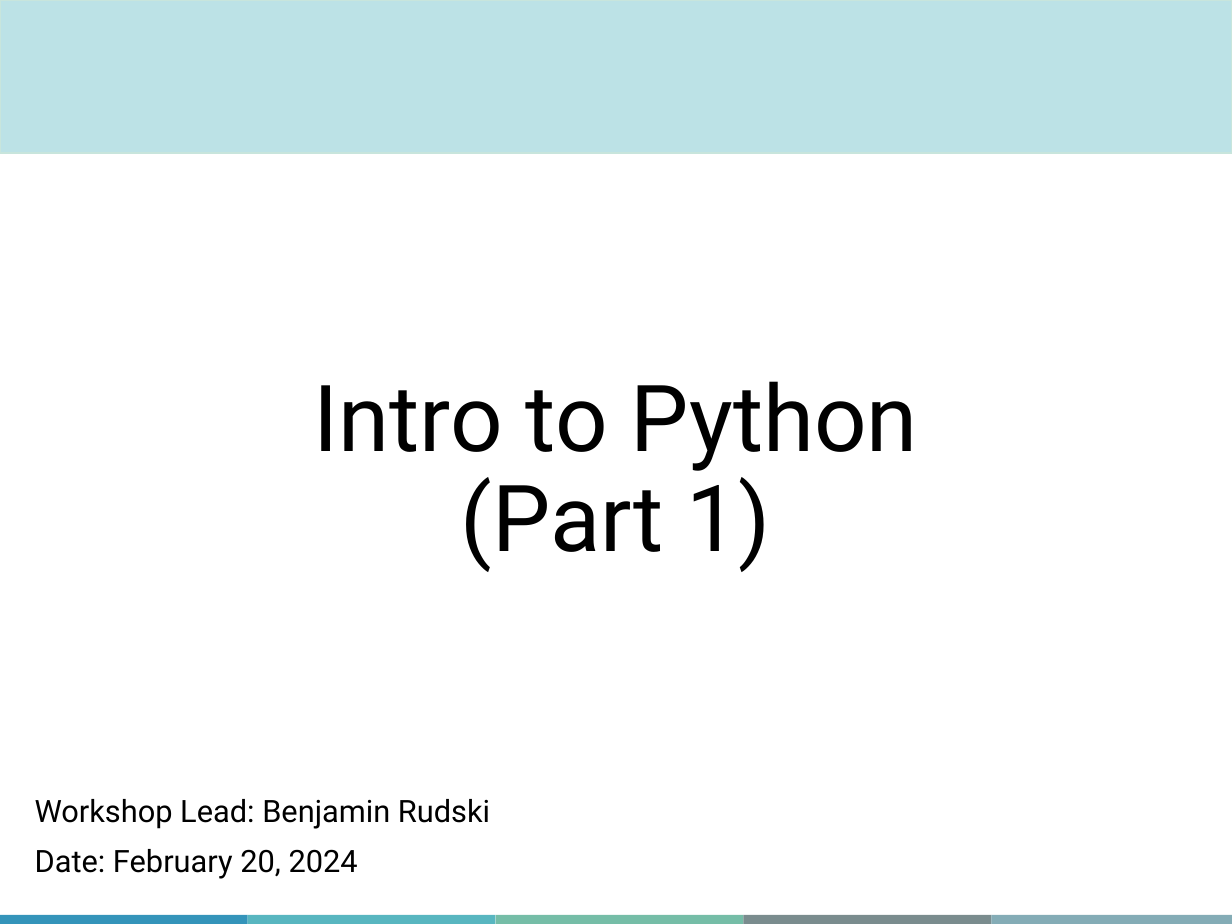
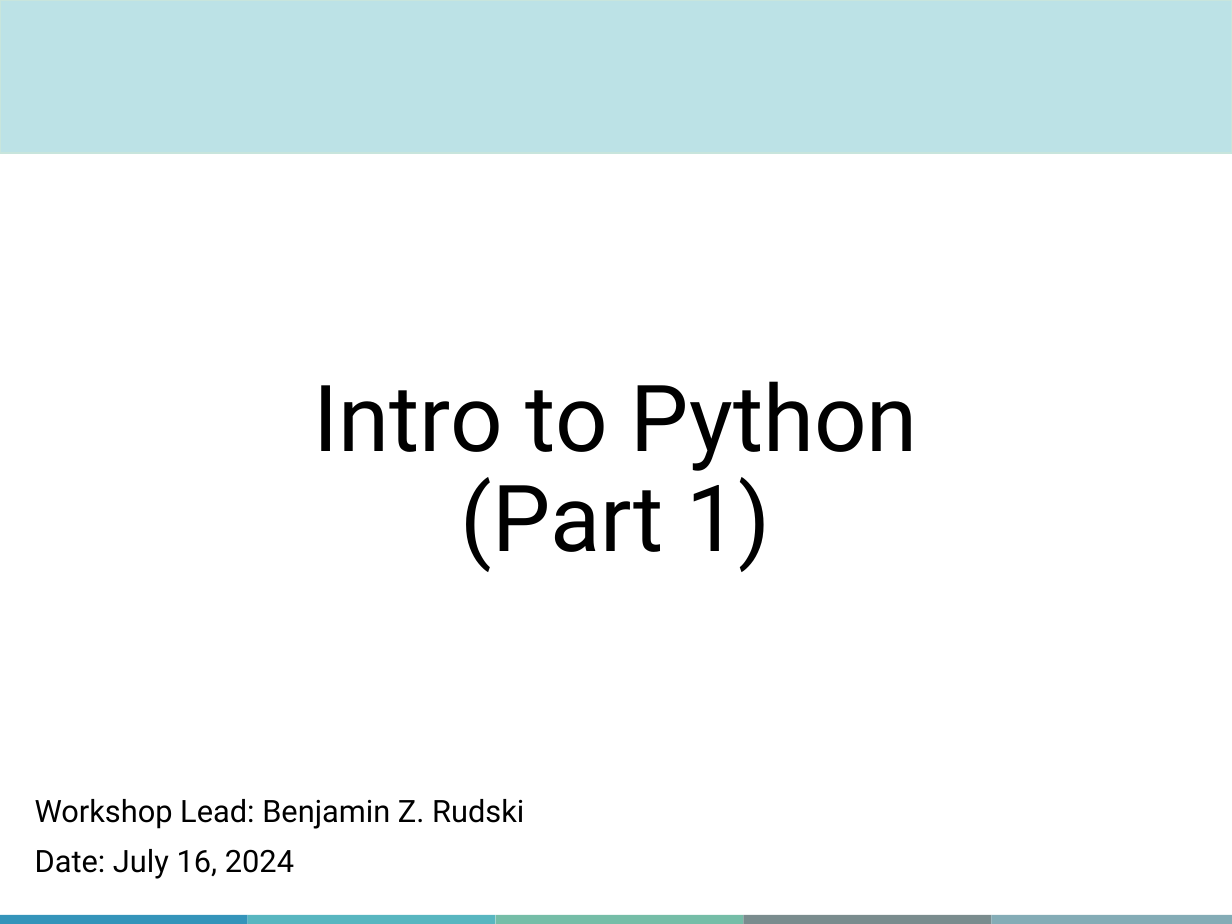
Before and after one commit to bzrudski/micm_intro_to_python_summer_2024, a slide deck: slide 1 of slides/MiCM Workshop - Intro to Python (Part 1).pptx. Drawn at 1232x924 pixels with LibreOffice and Linux fonts; fonts in the diff are those of the drawing; background and template pictures are left out. Boxes give left, top, right and bottom in pixels: in the first picture for what was removed or moved away, otherwise in the second. Text is boxed around its words. In the diff, an @@ line names an element or a change of style, - is before the commit and + after.

```diff
--- a/slides/MiCM Workshop - Intro to Python (Part 1).pptx
+++ b/slides/MiCM Workshop - Intro to Python (Part 1).pptx
@@ text at box(35, 799, 524, 829): text changed @@
-Workshop Lead: Benjamin Rudski
+Workshop Lead: Benjamin Z. Rudski
@@ text at box(35, 849, 294, 879): text changed @@
-Date: February 20, 2024
+Date: July 16, 2024
```
Also in this commit, not shown: 2 other slides changed, 6 other files.
